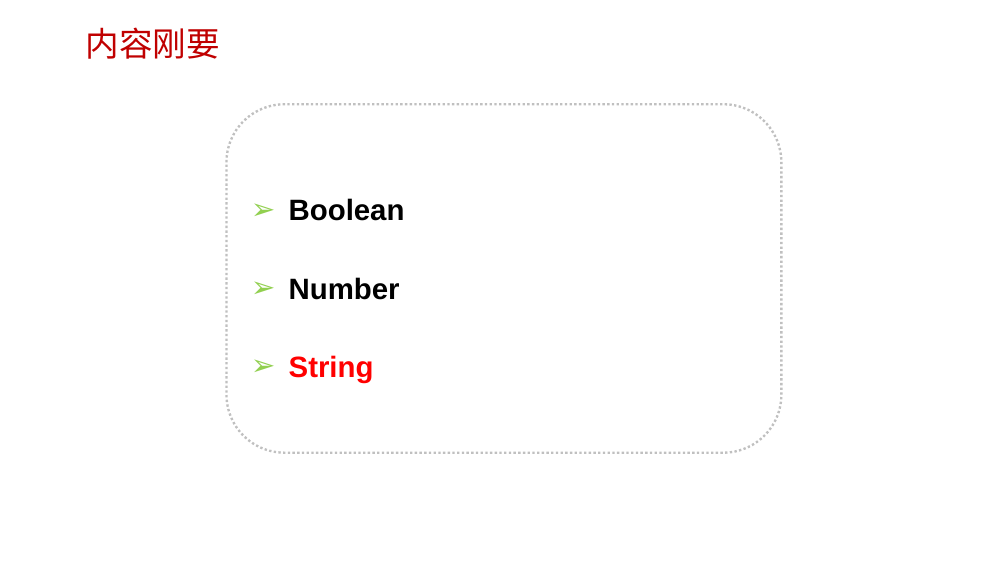
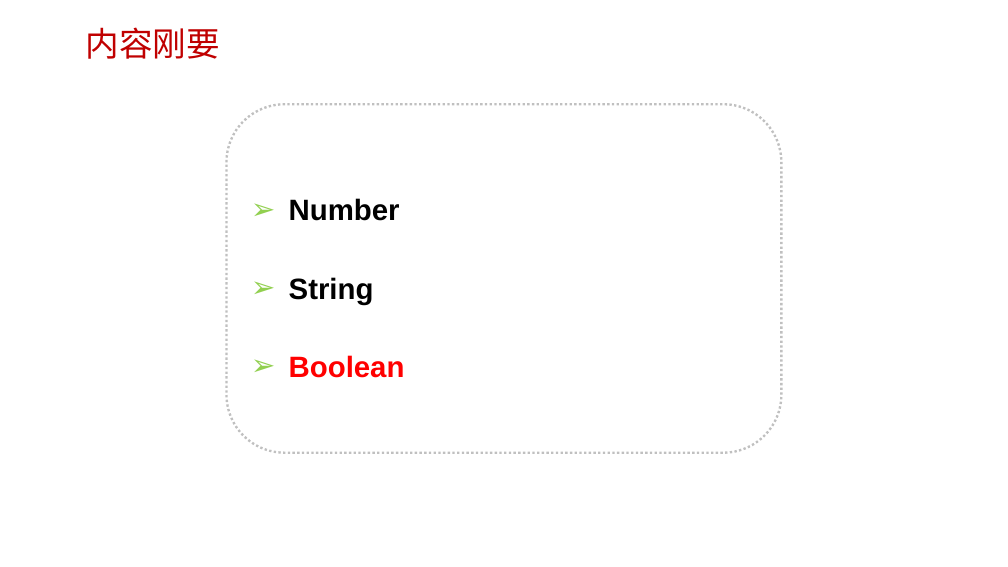
Before and after one commit to edu2act/course-javascript-advanced, a slide deck: slide 11 of 课程PPT/03.基本（原始）数据类型进阶.pptx (slide 6 before the commit). Drawn at 1008x567 pixels with LibreOffice and Linux fonts; fonts in the diff are those of the drawing; background and template pictures are left out. Boxes give left, top, right and bottom in pixels: in the first picture for what was removed or moved away, otherwise in the second. Text is boxed around its words. In the diff, an @@ line names an element or a change of style, - is before the commit and + after.

```diff
--- a/课程PPT/03.基本（原始）数据类型进阶.pptx
+++ b/课程PPT/03.基本（原始）数据类型进阶.pptx
@@ text in rounded rectangle at (289,198,405,221): paragraph removed @@
-➢ Boolean
@@ text in rounded rectangle at (289,277,374,304): text colour #FF0000 to #000000 in "String" @@
@@ text in rounded rectangle at (289,355,405,378): paragraph added @@
+➢ Boolean
```
Also in this commit, not shown: 4 other slides changed, 3 slides added, 1 slide removed, 7 other files.
